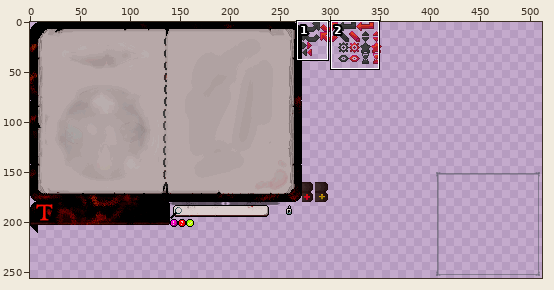
Sprite sheet, stored at resources/trepidation/textures/book_texture.png. Above: a wide view before the commit, with the close-up outlined.
Close-up. Before the edit:
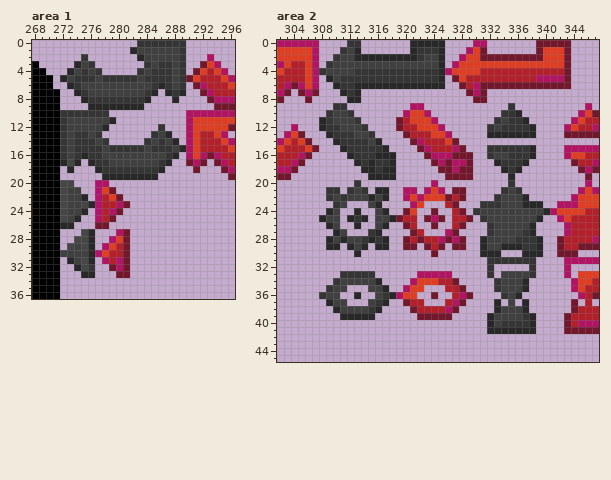
The file is 512x256 pixels. Pixels under 10% opacity are left out. Colours within 5 levels of each other are drawn and written as one. Shown: area 1: x 268..296, y 0..36; area 2: x 302..347, y 0..45.
Now the later version:
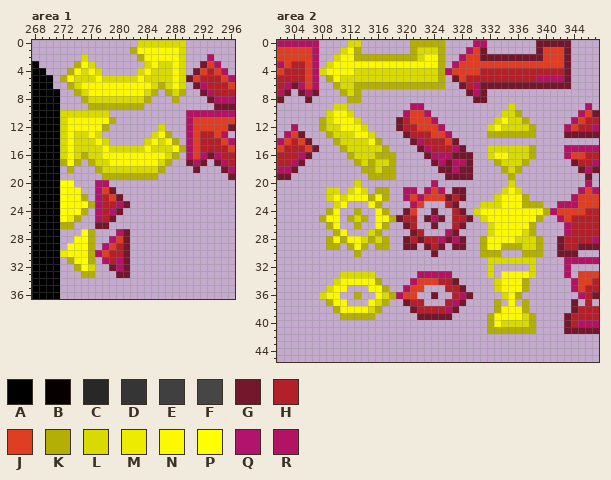
Palette (. is transparent): A #000000  B #060000  C #282828  D #353535  E #404040  F #464646  G #73172d  H #b4202a  J #df3e23  K #b3af06  L #d9da02  M #edeb00  N #fbf800  P #ffff00  Q #b2136d  R #b21463
From old to new:
Area 1:
y 0: x 283..289 DDDDDDD -> LLLLLLL
y 1: x 282..289 CEEEEEED -> KNNNNNNL
y 2: x 275 D -> L; x 283..289 CEEEEED -> KNNNNNL
y 3: x 274..276 CED -> KNL; x 284..289 DEDDED -> LNLLNL
y 4: x 273..277 CEDED -> KNLNL; x 283..289 DEDDDED -> LNLLLNL
y 5: x 272..289 CEDDDEDDDDDEDDDDED -> KNLLLNLLLLLNLLLLNL
y 6: x 273..289 CDEEEEEEEEEEDCDED -> KLNNNNNNNNNNLKLNL
y 7: x 274..285 CDEEEEEEEEDC -> KLNNNNNNNNLK; x 287..289 CDC -> KLK
y 8: x 275..284 CDDDDDDDDC -> KLLLLLLLLK; x 288 C -> K
y 9: x 276..283 CCCCCCCC -> KKKKKKKK
y 10: x 272..278 DDDDDDD -> LLLLLLL
y 11: x 272..279 DEEEEEEC -> LNNNNNNK
y 12: x 272..278 DEEEEEC -> LNNNNNK; x 286 D -> L
y 13: x 272..277 DEDDED -> LNLLNL; x 285..287 DEC -> LNK
y 14: x 272..278 DEDDDED -> LNLLLNL; x 284..288 DEDEC -> LNLNK
y 15: x 272..289 DEDDDDEDDDDDEDDDEC -> LNLLLLNLLLLLNLLLNK
y 16: x 272..288 DEDCDDEEEEEEEEEDC -> LNLKLLNNNNNNNNNLK
y 17: x 272..274 CFC -> KPK; x 276..287 CDDEEEEEEEDC -> KLLNNNNNNNLK
y 18: x 273 C -> K; x 277..286 CDDDDDDDDC -> KLLLLLLLLK
y 19: x 278..285 CCCCCCCC -> KKKKKKKK
y 20: x 272..273 FF -> PP
y 21: x 272..274 FEE -> PNN
y 22: x 272..275 FEEC -> PNNK
y 23: x 272..276 FEEFC -> PNNPK
y 24: x 272..275 FEEC -> PNPK
y 25: x 272..274 FEC -> PMK
y 26: x 272..273 CC -> KK
y 27: x 275..276 FC -> PK
y 28: x 274..276 FFC -> PPK
y 29: x 273..276 FEFC -> PNPK
y 30: x 272..276 EEEEC -> MNNNK
y 31: x 273..276 CEFC -> KNPK
y 32: x 274..276 CFD -> KPL
y 33: x 275..276 CC -> KK
Area 2:
y 0: x 312..313 DD -> LL; x 321..325 CCCCC -> KKKKK
y 1: x 311..313 DEC -> LNK; x 321..325 CDDDC -> KLLLK
y 2: x 310..325 DEECCCCCCCCCDEEC -> LNNKKKKKKKKKLNNK
y 3: x 309..325 DEEEEEEEEEEEEEEEC -> LNNNNNNNNNNNNNNNK
y 4: x 308..325 DEEEEDDDDDDDDDDDDC -> LNNNNLLLLLLLLLLLLK
y 5: x 309..325 CEDDDDDDDDDDDDDDC -> KNLLLLLLLLLLLLLLK
y 6: x 310..325 CDDCCCCCCCCCCCCC -> KLLKKKKKKKKKKKKK
y 7: x 311..313 CDC -> KLK
y 8: x 312..313 CC -> KK
y 9: x 310..311 DD -> LL; x 335 D -> L
y 10: x 309..312 DEED -> LNNL; x 334..336 DDC -> LLK
y 11: x 308..313 CDEEED -> KLNNNL; x 333..337 DEDDC -> LNLLK
y 12: x 308..314 CDDEEED -> KLLNNNL; x 332..338 DEDDDDC -> LNLLLLK
y 13: x 309..315 CDDDEED -> KLLLNNL; x 332..338 CCCCCCC -> KKKKKKK
y 14: x 310..316 CDDDDEC -> KLLLLNK
y 15: x 311..317 CDDDDDC -> KLLLLLK; x 332..338 DDDDDDC -> LLLLLLK
y 16: x 312..318 CDDDCCC -> KLLLKKK; x 332..338 DEEDDDC -> LNNLLLK
y 17: x 313..318 CDCDDC -> KLKLLK; x 333..337 CDDDC -> KLLLK
y 18: x 314..318 CCDCC -> KKLKK; x 334..336 CDC -> KLK
y 19: x 315..318 CCCC -> KKKK; x 335 C -> K
y 20: x 313 D -> L; x 335 D -> L
y 21: x 309..310 DD -> LL; x 312..314 DED -> LNL; x 316..317 CC -> KK; x 334..336 DED -> LNL
y 22: x 309..317 DEDEEECEC -> LNLNNNKNK; x 333..337 DEEEC -> LNNNK
y 23: x 310..311 DE -> LN; x 315..316 EC -> NK; x 331..339 DDDEEECCC -> LLLNNNKKK
y 24: x 309..310 CE -> KN; x 313 C -> K; x 316..317 EC -> NK; x 330..340 DEEEEEEEEEC -> LNNNNNNNNNK
y 25: x 308..310 CEE -> KNN; x 312..314 CDC -> KLK; x 316..318 EEC -> NNK; x 331..339 DEEEEEEEC -> LNNNNNNNK
y 26: x 309..310 CE -> KN; x 313 C -> K; x 316..317 EC -> NK; x 332..338 DEEEEEC -> LNNNNNK
y 27: x 310..311 CE -> KN; x 315..316 DC -> LK; x 332..338 DEEEEDC -> LNNNNLK
y 28: x 309..317 CECEEDCDC -> KNKNNLKLK; x 331..339 CEEEEDDDC -> KNNNNLLLK
y 29: x 309..310 CC -> KK; x 312..314 CEC -> KNK; x 316..317 CC -> KK; x 331..339 CEECCCDDC -> KNNKKKLLK
y 30: x 313 C -> K; x 331..333 CCC -> KKK; x 337..339 CCC -> KKK
y 31: x 332..338 DDDDDDD -> LLLLLLL
y 32: x 332 D -> L; x 338 D -> L
y 33: x 311..315 DDDDD -> LLLLL; x 332 D -> L; x 334..338 EEEED -> NNNNL
y 34: x 310..316 DEEEEEC -> LNNNNNK; x 333..337 DEEEC -> LNNNK
y 35: x 309..311 DEE -> LNN; x 315..317 EEC -> NNK; x 333..337 DEEEC -> LNNNK
y 36: x 308..310 DEE -> LNN; x 313 C -> K; x 316..318 EDC -> NLK; x 334..336 DEC -> LNK
y 37: x 309..311 CEE -> KNN; x 315..317 EDC -> NLK; x 333 C -> K; x 335 E -> N; x 337 C -> K
y 38: x 310..316 CEEEEDC -> KNNNNLK; x 333..337 CEEEC -> KNNNK
y 39: x 311..315 CCCCC -> KKKKK; x 332..338 CEEEEDC -> KNNNNLK
y 40: x 332..338 CEDDDDC -> KNLLLLK
y 41: x 332..338 CCCCCCC -> KKKKKKK
Boxes around the changes in both close-ups, in picture pixels (x1, y1, x2, y2):
changed: (60, 40, 186, 278)
changed: (319, 40, 445, 320)
changed: (473, 103, 550, 334)
